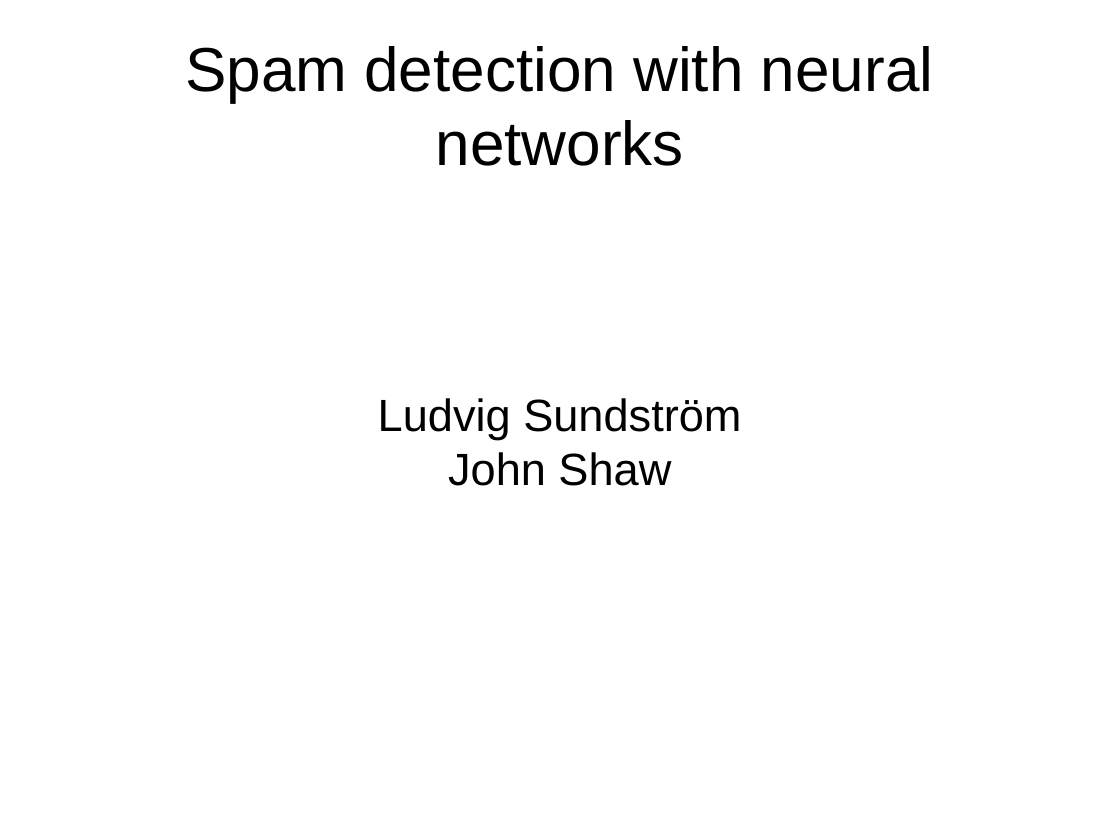
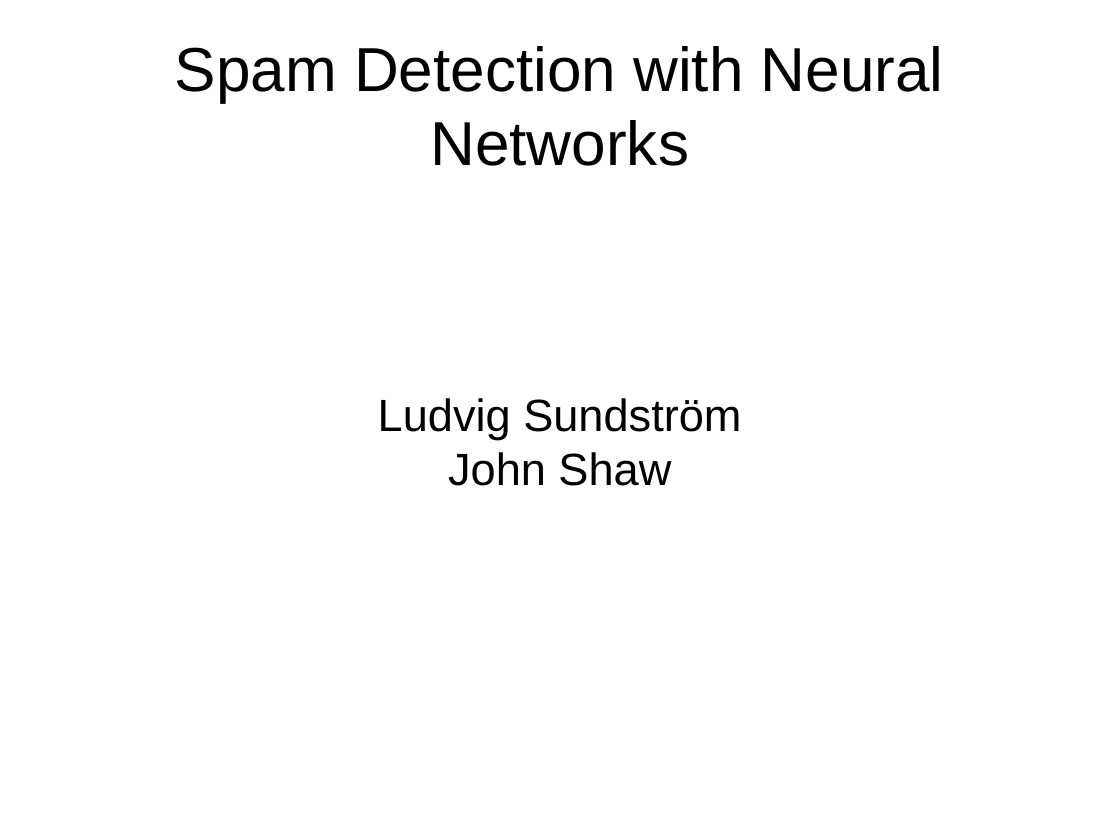
Before and after one commit to Sekvens/MachineLearning, a slide deck: slide 1 of project/presentation/presentation.odp. Drawn at 1120x840 pixels with LibreOffice and Linux fonts; fonts in the diff are those of the drawing. Boxes give left, top, right and bottom in pixels: in the first picture for what was removed or moved away, otherwise in the second. Text is boxed around its words. In the diff, an @@ line names an element or a change of style, - is before the commit and + after.

```diff
--- a/project/presentation/presentation.odp
+++ b/project/presentation/presentation.odp
@@ title at (175,46,944,166): text changed @@
-Spam detection with neural networks
+Spam Detection with Neural Networks
```
Also in this commit, not shown: 6 other slides changed, 4 slides added.
